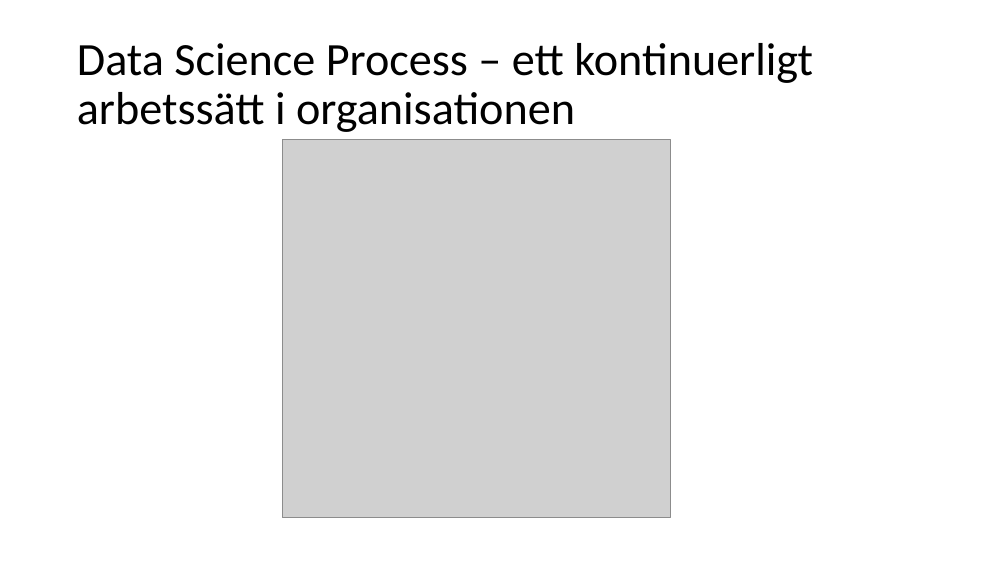
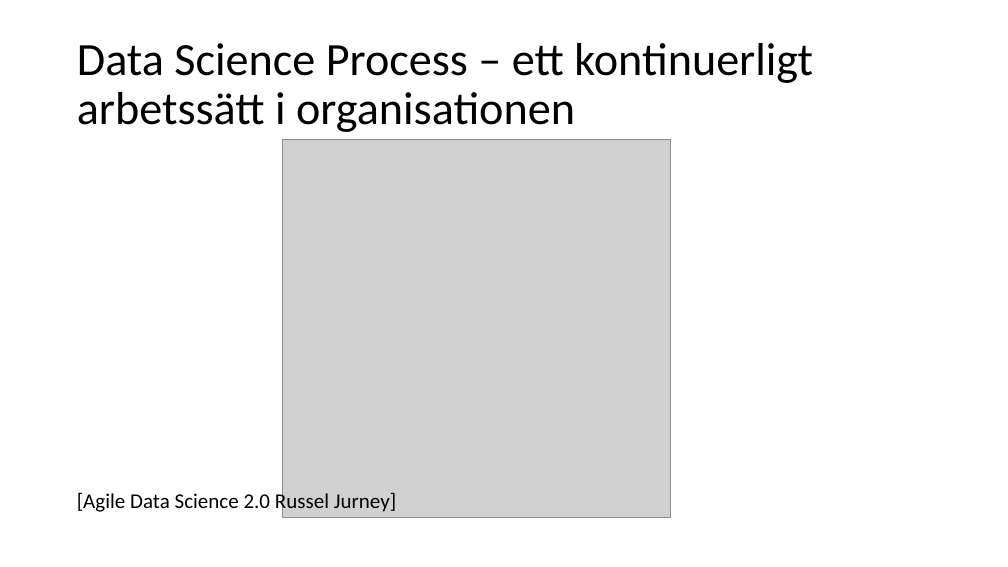
Before and after one commit to niklas3000/DataScience, a slide deck: slide 7 of Machine learning for dummies/Presentation/Diskussion om begreppet Data Science.pptx. Drawn at 1008x567 pixels with LibreOffice and Linux fonts; fonts in the diff are those of the drawing; grey boxes stand for pictures. Boxes give left, top, right and bottom in pixels: in the first picture for what was removed or moved away, otherwise in the second. Text is boxed around its words. In the diff, an @@ line names an element or a change of style, - is before the commit and + after.

```diff
--- a/Machine learning for dummies/Presentation/Diskussion om begreppet Data Science.pptx
+++ b/Machine learning for dummies/Presentation/Diskussion om begreppet Data Science.pptx
@@ text added at <box>77,490,396,514</box>, 20 pt, text #000000 @@
+[Agile Data Science 2.0 Russel Jurney]
```
Also in this commit, not shown: 1 other slide changed.
